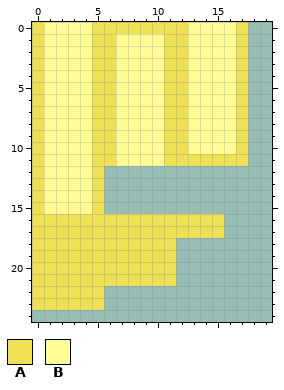
Two states of a pixel-art sprite, BlueBlocksCraft for Redstone Arsenal/assets/redstonearsenal/textures/3dres/tools/pickaxes/flux_active.png. The picture above was drawn from the file before the commit.
The file is 32x32 pixels. Shown: x 0..19, y 0..24.
Palette (. is transparent): A #eee154  B #fffc94
Pixels before, first column x 0:
 0 ABBBBAAAAAAAABBBBA
 1 ABBBBAABBBBAABBBBA
 2 ABBBBAABBBBAABBBBA
 3 ABBBBAABBBBAABBBBA
 4 ABBBBAABBBBAABBBBA
 5 ABBBBAABBBBAABBBBA
 6 ABBBBAABBBBAABBBBA
 7 ABBBBAABBBBAABBBBA
 8 ABBBBAABBBBAABBBBA
 9 ABBBBAABBBBAABBBBA
10 ABBBBAABBBBAABBBBA
11 ABBBBAABBBBAAAAAAA
12 ABBBBA............
13 ABBBBA............
14 ABBBBA............
15 ABBBBA............
16 AAAAAAAAAAAAAAAA..
17 AAAAAAAAAAAAAAAA..
18 AAAAAAAAAAAA......
19 AAAAAAAAAAAA......
20 AAAAAAAAAAAA......
21 AAAAAAAAAAAA......
22 AAAAAA............
23 AAAAAA............
Now the later version:
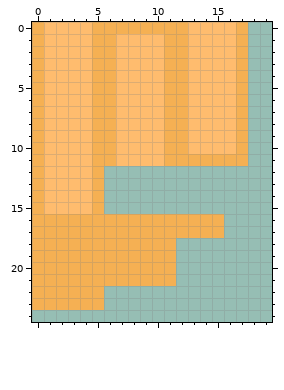
Change:
Colour A changes from #eee154 to #f5b053.
Colour B changes from #fffc94 to #ffbc6e.
Changed places in both pictures, as pixel boxes (x1, y1, x2, y2):
changed: (32, 22, 248, 310)
